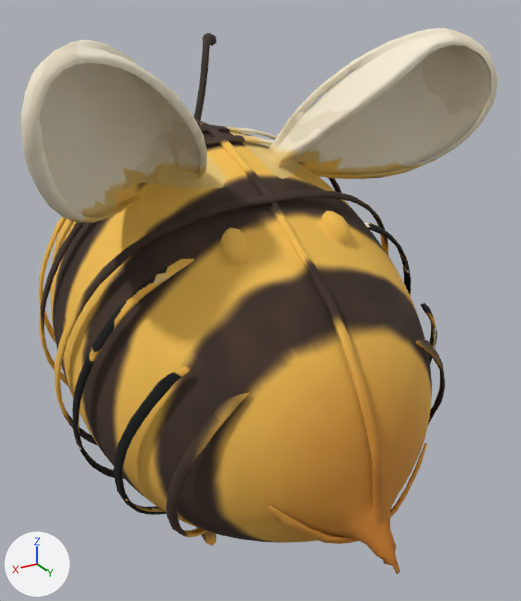
Before and after pictures for a commit that changed the glTF model public/assets/models/biene_higgsfield.glb.
The view is the same before and after, from a 50 mm lens placed at (0.636, 1.138, 0.526), pointed at (-0.028, 0.031, -0.028). The lights are fixed; the arrows at lower left show +X, +Y and +Z. The picture after the commit comes second. Vertices at exactly the same position are counted once.

The first picture shows 'BeeMesh'.
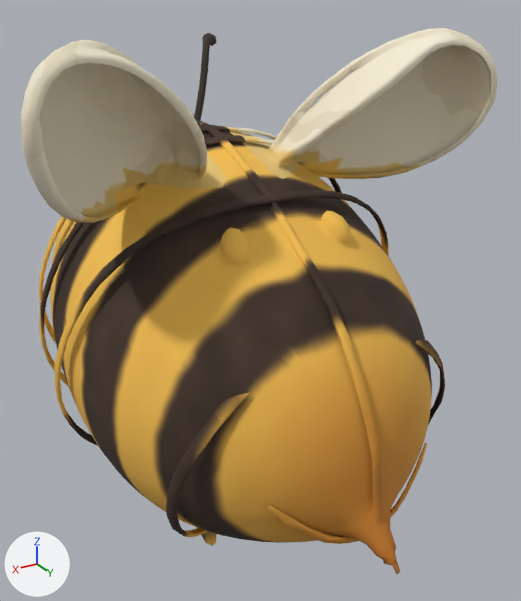
What the commit changed:
me_tripo_mesh_5ff7bd0f_d9c2_4df3_8813_3ef5f368a281 is used by ob_beemesh; location (0.0, 0.0, 0.0).
me_tripo_mesh_5ff7bd0f_d9c2_4df3_8813_3ef5f368a281 had 7237 vertices, 14538 faces and spanned x -0.422..0.422, y -0.5..0.5, z -0.466..0.466.
me_tripo_mesh_5ff7bd0f_d9c2_4df3_8813_3ef5f368a281 now has 6712 vertices, 13500 faces and spans x -0.422..0.422, y -0.5..0.5, z -0.466..0.466.
me_tripo_mesh_5ff7bd0f_d9c2_4df3_8813_3ef5f368a281 part 1: the loose piece of 243 vertices spanning x -0.338..0.339, y 0.028..0.259, z -0.465..0.004 is deleted.
me_tripo_mesh_5ff7bd0f_d9c2_4df3_8813_3ef5f368a281 part 2: the loose piece of 146 vertices spanning x 0.164..0.367, y -0.07..0.161, z -0.403..0.136 is deleted.
me_tripo_mesh_5ff7bd0f_d9c2_4df3_8813_3ef5f368a281 part 3: the loose piece of 136 vertices spanning x -0.366..-0.163, y -0.07..0.161, z -0.405..0.14 is deleted.

Changed parts and their boxes [x1, y1, x2, y2] in the pictures (521 x 601 px):
part 1 of me_tripo_mesh_5ff7bd0f_d9c2_4df3_8813_3ef5f368a281, deleted
    before: [113, 303, 437, 515]
part 2 of me_tripo_mesh_5ff7bd0f_d9c2_4df3_8813_3ef5f368a281, deleted
    before: [72, 259, 194, 479]
part 3 of me_tripo_mesh_5ff7bd0f_d9c2_4df3_8813_3ef5f368a281, deleted
    before: [365, 223, 411, 294]
